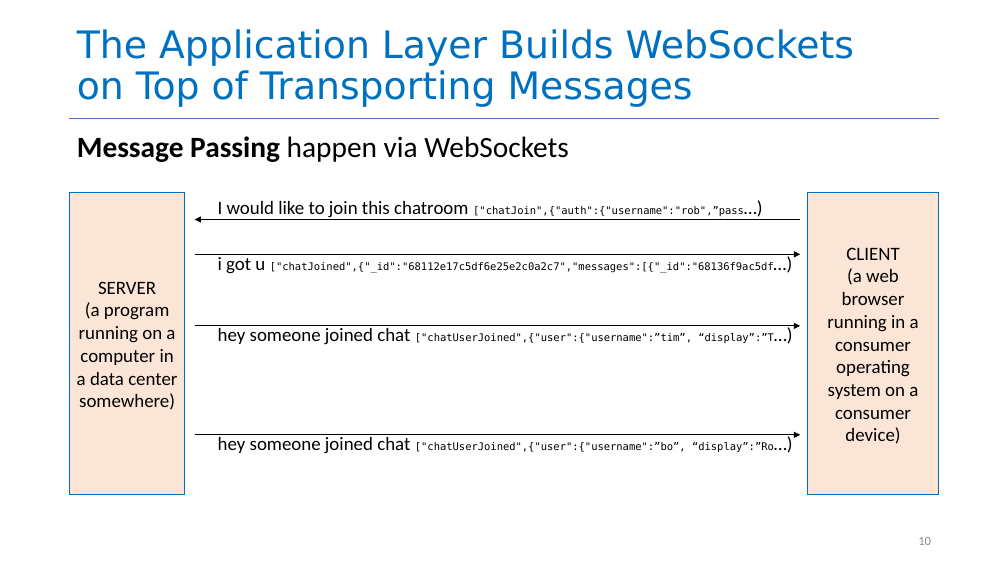
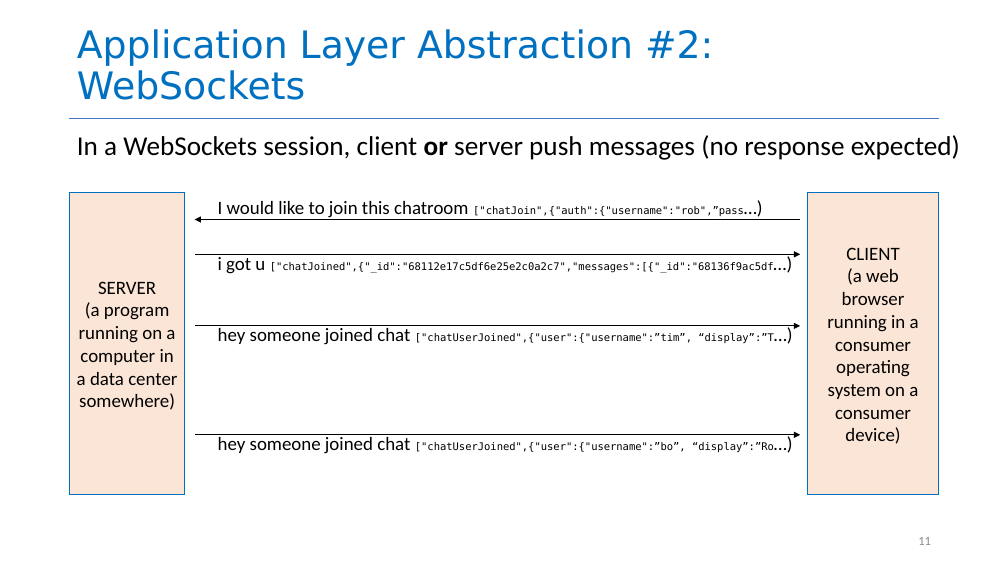
Before and after one commit to neu-se/CS4530-Spring-2026, a slide deck: slide 11 of Slides/Module 04 Web Applications.pptx (slide 10 before the commit). Drawn at 1008x567 pixels with LibreOffice and Linux fonts; fonts in the diff are those of the drawing. Boxes give left, top, right and bottom in pixels: in the first picture for what was removed or moved away, otherwise in the second. Text is boxed around its words. In the diff, an @@ line names an element or a change of style, - is before the commit and + after.

```diff
--- a/Slides/Module 04 Web Applications.pptx
+++ b/Slides/Module 04 Web Applications.pptx
@@ title at bbox=[77, 29, 713, 100]: text changed @@
-The Application Layer Builds WebSockets
-on Top of Transporting Messages
+Application Layer Abstraction #2: WebSockets
@@ text at bbox=[77, 135, 960, 160]: text changed; size 28 to 25.9 pt @@
-Message Passing happen via WebSockets
+In a WebSockets session, client or server push messages (no response expected)
@@ page number at bbox=[918, 537, 931, 545]: text changed @@
-10
+11
```
Also in this commit, not shown: 6 other slides changed, 2 slides added, 2 other files.
